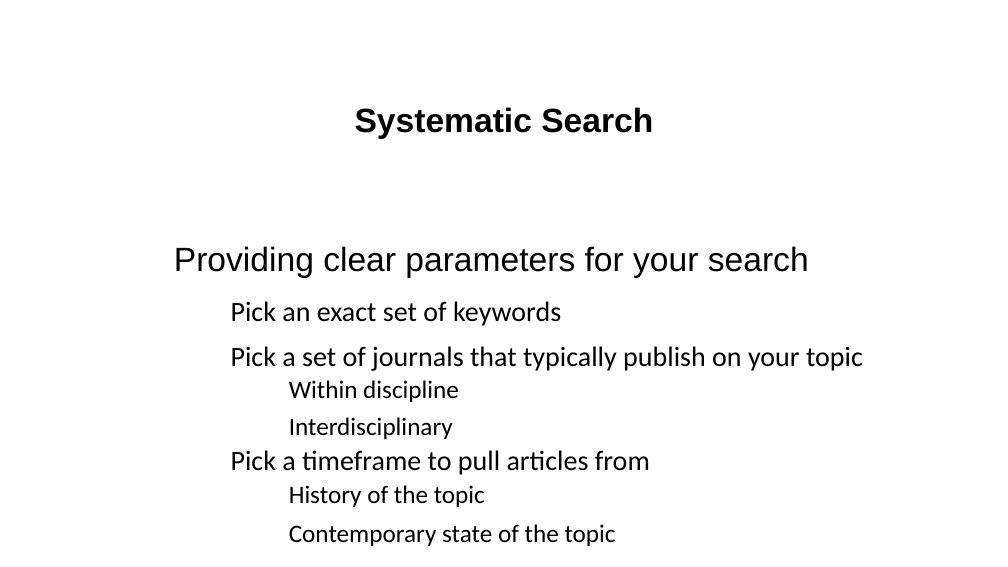
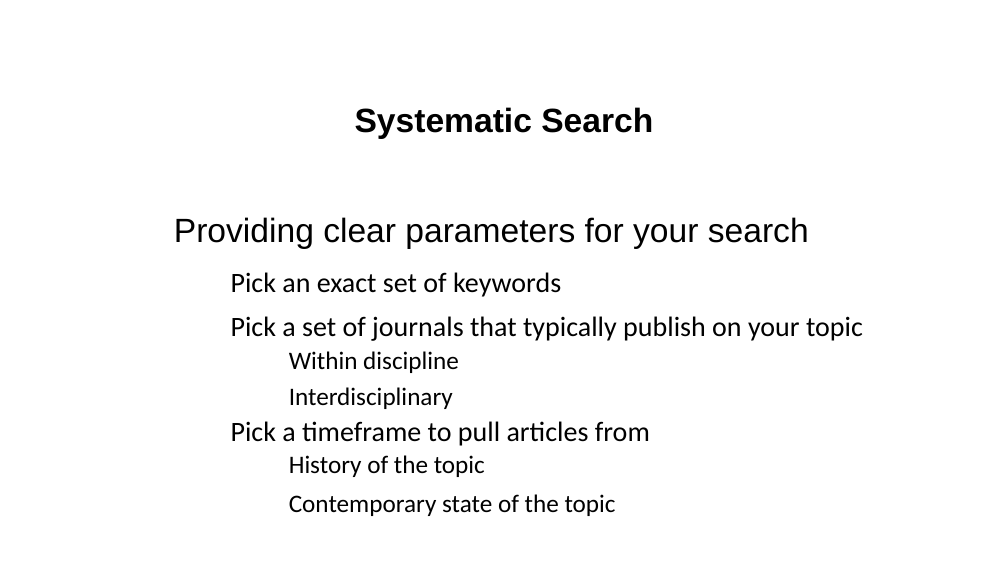
Before and after one commit to NCSU-Libraries/peer-scholars-workshops, a slide deck: slide 11 of Creating Your Literature Review - Research Strategies/ConductingLitReview.pptx (slide 5 before the commit). Drawn at 1008x567 pixels with LibreOffice and Linux fonts; fonts in the diff are those of the drawing; background and template pictures are left out. Boxes give left, top, right and bottom in pixels: in the first picture for what was removed or moved away, otherwise in the second. Text is boxed around its words. In the diff, an @@ line names an element or a change of style, - is before the commit and + after.

```diff
--- a/Creating Your Literature Review - Research Strategies/ConductingLitReview.pptx
+++ b/Creating Your Literature Review - Research Strategies/ConductingLitReview.pptx
@@ 8 texts: place and size @@
-8 texts at (174,246,863,546)
+8 texts at (174,217,863,516)
```
Also in this commit, not shown: 4 other slides changed, 7 slides added, 2 slides removed, 2 other files.
